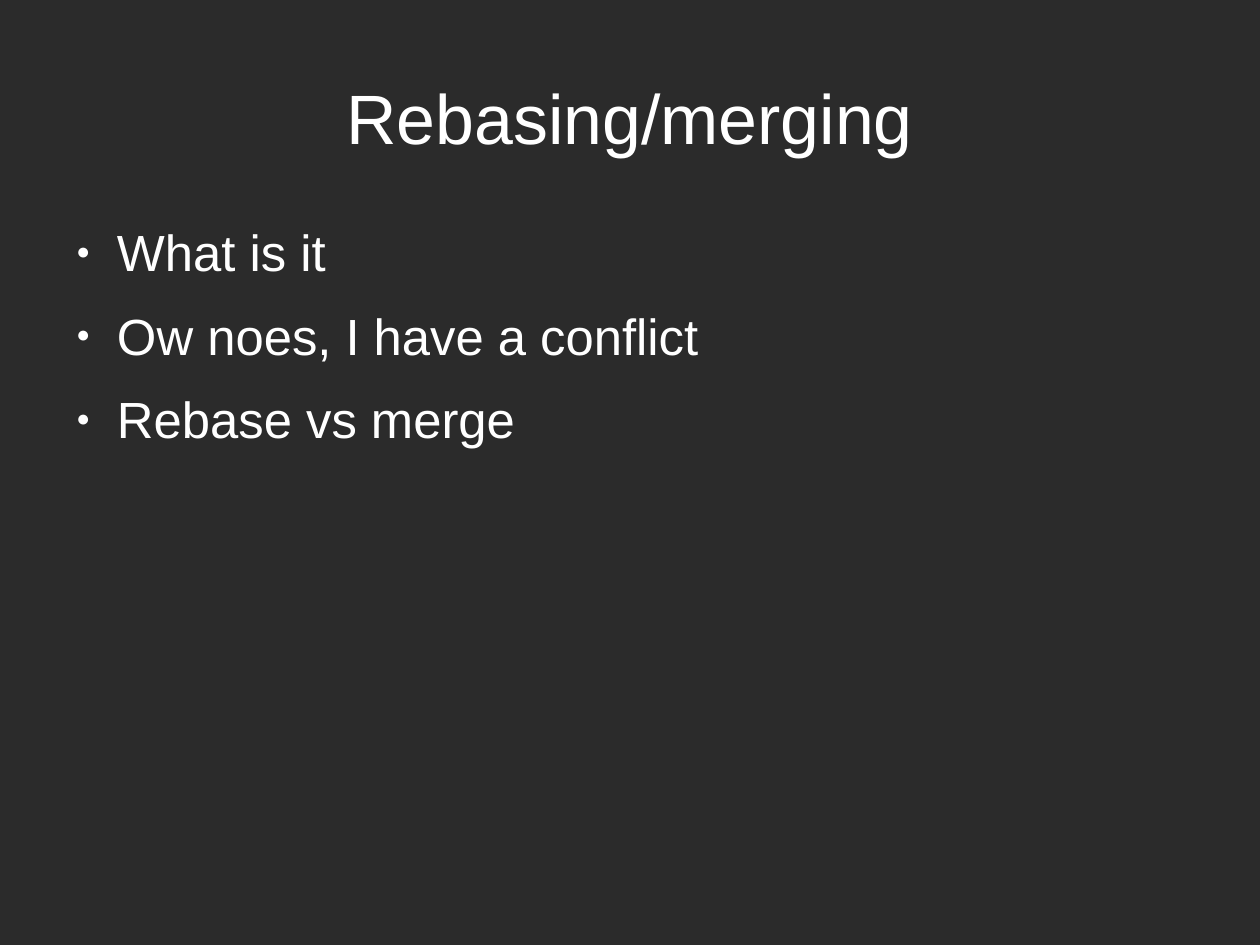
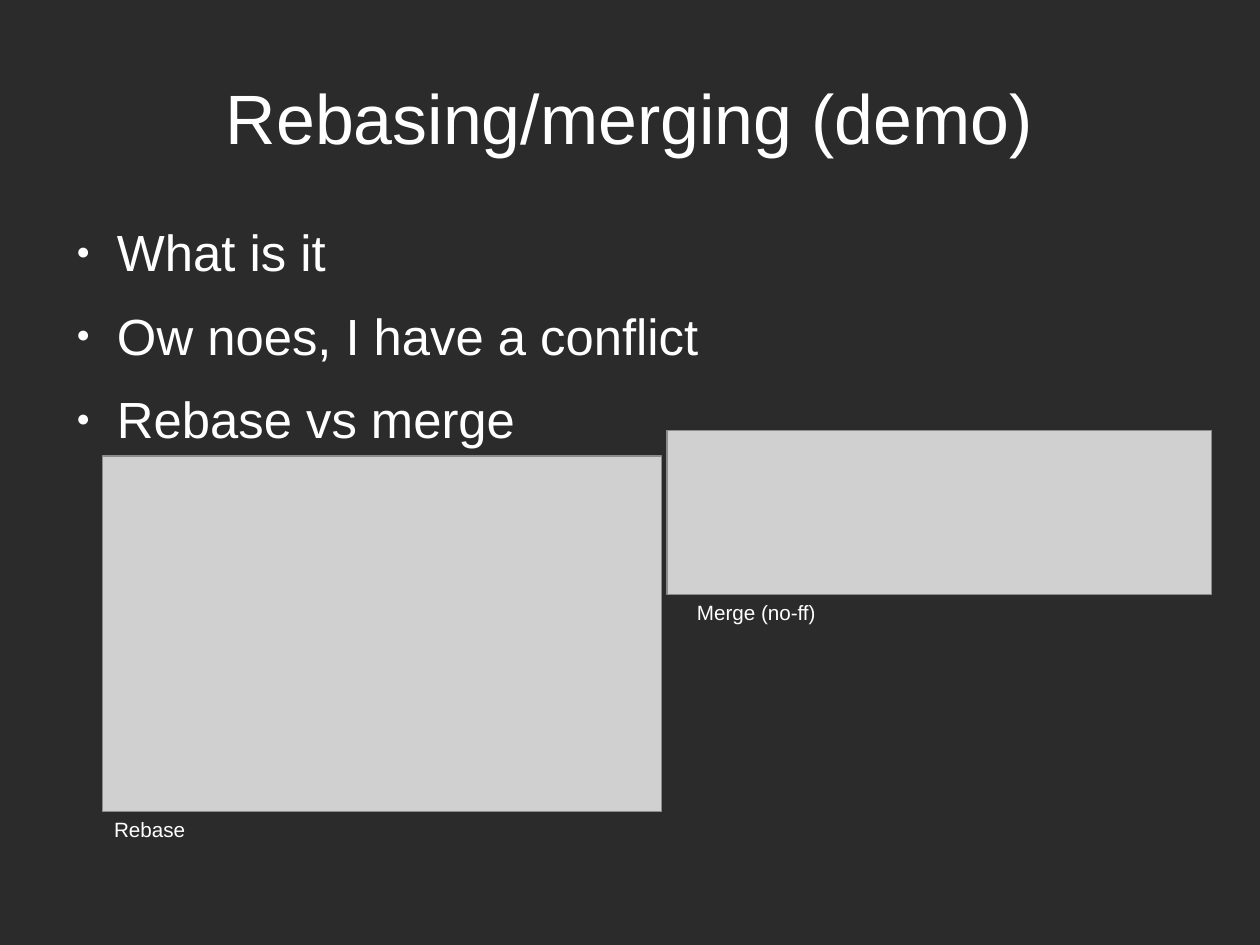
Before and after one commit to hwdegroot/days-of-code, a slide deck: slide 11 of presentation/zee-slides.odp. Drawn at 1260x945 pixels with LibreOffice and Linux fonts; fonts in the diff are those of the drawing; grey boxes stand for pictures; background and template pictures are left out; a plain dark background stands for a picture behind light text. Boxes give left, top, right and bottom in pixels: in the first picture for what was removed or moved away, otherwise in the second. Text is boxed around its words. In the diff, an @@ line names an element or a change of style, - is before the commit and + after.

```diff
--- a/presentation/zee-slides.odp
+++ b/presentation/zee-slides.odp
@@ title at bbox=[226, 93, 1033, 157]: text changed @@
-Rebasing/merging
+Rebasing/merging (demo)
@@ picture added at bbox=[668, 430, 1212, 595] @@
@@ picture added at bbox=[103, 456, 662, 812] @@
@@ text added at bbox=[697, 605, 816, 625], 13 pt, text #FFFFFF @@
+Merge (no-ff)
@@ text added at bbox=[114, 822, 185, 837], 13 pt, text #FFFFFF @@
+Rebase
```
Also in this commit, not shown: 4 other slides changed, 2 slides added, 1 slide removed, 6 other files.
